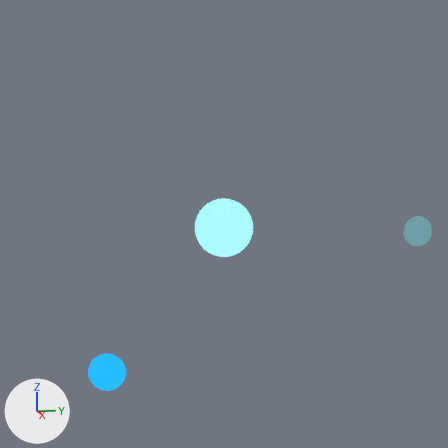
One commit to the Blender file blender/atom.blend: the scene before it, then after it.
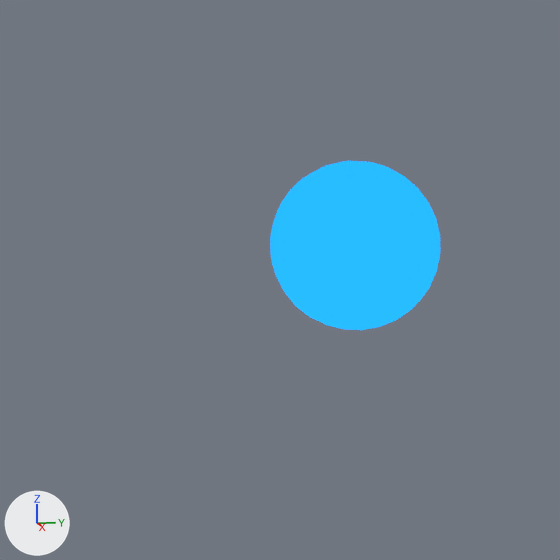
The first picture shows the older version from the file's camera 'Camera'. The close-ups show both versions on the part from 6% to 34% of the width and 71% to 99% of the height of that picture. The lights are fixed; the arrows at lower left show +X, +Y and +Z.
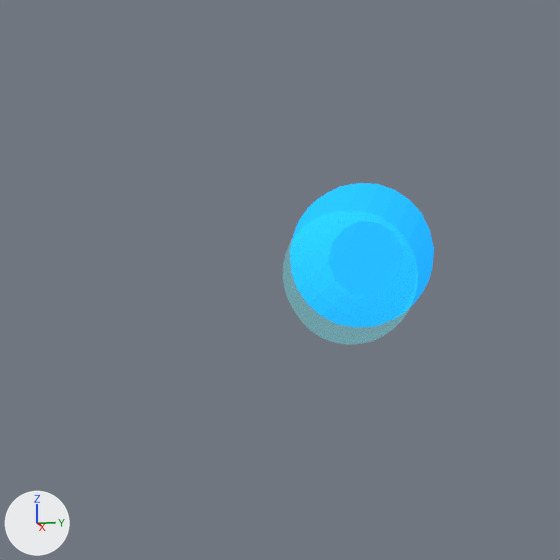
ob_empty is not drawn itself; it is the parent of ob_plane.

Boxes (x1, y1, x2, y2) around the edits, measured in the close-ups (560 x 560 px):
'Sphere', reshaped: before (270, 161, 440, 330); after (293, 183, 434, 306)
'Cylinder', now drawn (cyan): after (283, 211, 418, 345)

What the commit changed:
Object 'Empty' (ob_empty) turns from (0, 0, 348) to (0, 0, 0) degrees about x, y and z.
